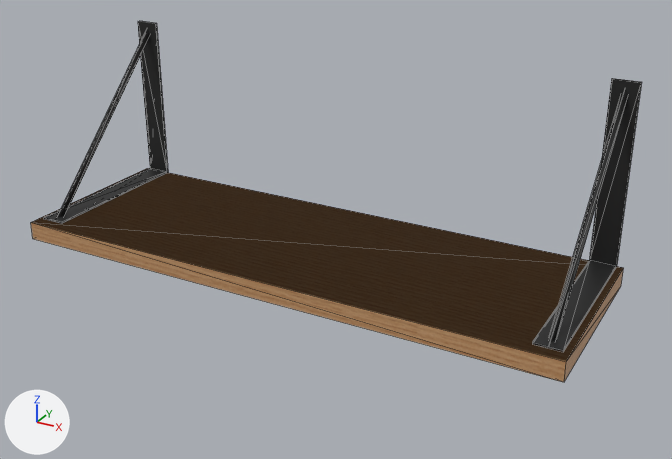
The glTF model packages/frontend/assets/room/objects/wall-shelf/wall-shelf.glb: old version first, new version second.
One viewpoint serves both versions: a 50 mm camera at (0.338, -0.65, 0.312) aimed at (0.013, -0.059, 0.016). Arrows for +X, +Y and +Z are at lower left; the lights stay in place. The picture after the commit comes second. Mesh edges are drawn as thin lines. Where no turn or scale is listed for an object, it has been applied to the vertices. Vertices at exactly the same position are counted once.

Before the edit, the objects in view are built like this:
```python
mat_iron = principled_material('Iron')
mat_iron.base_color = (0.0123, 0.0123, 0.0123)  # black #1d1d1d
me_cube = bpy.data.meshes.new('Cube')
me_cube.from_pydata(...)  # a box spanning x -0.225..0.225, y -0.15..0.0, z -0.007..0.007
me_cube.materials.append(mat_board)  # picture img_wood
me_cube_003 = bpy.data.meshes.new('Cube.003')
me_cube_003.from_pydata(...)  # 28 vertices, 48 faces; spans x -0.22..0.22, y -0.14..0.0, z -0.072..0.068
me_cube_003.materials.append(mat_iron)  # black #1d1d1d
me_cylinder_001 = bpy.data.meshes.new('Cylinder.001')
me_cylinder_001.from_pydata(...)  # 12 vertices, 16 faces; spans x -0.213..0.213, y -0.143..0.002, z -0.072..0.073
me_cylinder_001.materials.append(mat_iron)  # black #1d1d1d
ob_x_board__board = bpy.data.objects.new('__X_BOARD__board', me_cube)
ob_x_board__board.location = (0.0, 0.0, 0.0)
ob_x_variation_b__a = bpy.data.objects.new('__X_VARIATION_B__a', me_cube_003)
ob_x_variation_b__a.location = (0.0, 0.0, 0.08)
ob_x_variation_b__b = bpy.data.objects.new('__X_VARIATION_B__b', me_cylinder_001)
ob_x_variation_b__b.location = (0.0, 0.0, 0.07)
```
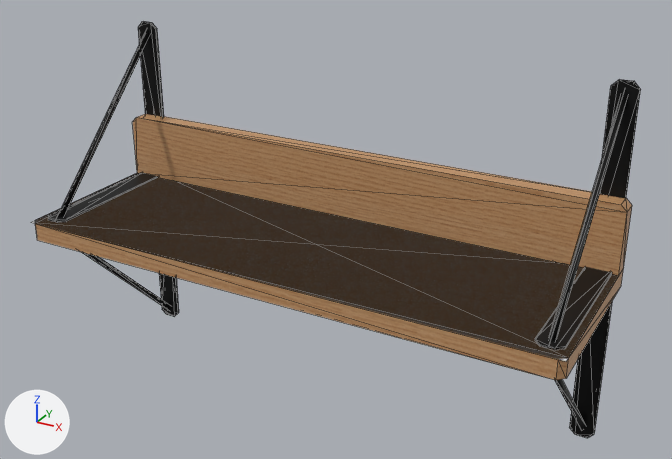
Edits to the bpy script that builds the scene:
```text
Change mat_iron:
    mat_iron.metallic: 0.0 -> 0.7
Change me_cube:
    used by ob_x_board__board; location = (0.0, 0.0, 0.0)
    remove me_cube.from_pydata(...)  # 8 vertices, 12 faces; spans x -0.225..0.225, y -0.15..0.0, z -0.007..0.007
    add me_cube.from_pydata(...)  # 12 vertices, 20 faces; spans x -0.225..0.225, y -0.15..0.0, z -0.007..0.007
    me_cube part 1
    4 vertices are removed from x -0.225..0.225, y -0.15, z -0.007..0.007
    10 faces are deleted
    8 vertices are added at x -0.225..0.225, y -0.15..-0.145, z -0.007..0.007
    18 new faces join them
Change me_cube_003:
    used by ob_x_variation_b__a; location = (0.0, 0.0, 0.08)
    remove me_cube_003.from_pydata(...)  # 28 vertices, 48 faces; spans x -0.22..0.22, y -0.14..0.0, z -0.072..0.068
    add me_cube_003.from_pydata(...)  # 44 vertices, 80 faces; spans x -0.22..0.22, y -0.14..0.0, z -0.072..0.068
    me_cube_003 part 2
    12 vertices are removed from x -0.22..0.22, y -0.14..0.0, z -0.072..0.068
    32 faces are deleted
    4 vertices in x -0.22..0.22, y -0.002..0.0, z 0.068 move by (0.0, 0.0, -0.005)
    20 vertices are added at x -0.22..0.22, y -0.14..0.0, z -0.072..0.068
    8 new vertices lie (0.0, -0.133, 0.0) away from vertices in x -0.22..0.22, y -0.002, z -0.072..-0.071
    64 new faces join them
Add me_cube_005:
    me_cube_005.from_pydata(...)  # 12 vertices, 20 faces; spans x -0.225..0.225, y -0.015..0.0, z -0.008..0.048
    me_cube_005.materials.append(mat_board)  # picture img_wood
Add me_cylinder_002:
    me_cylinder_002.from_pydata(...)  # 12 vertices, 16 faces; spans x -0.213..0.213, y -0.143..0.002, z -0.073..0.072
    me_cylinder_002.materials.append(mat_iron)  # black #1d1d1d
Add me_cube_001:
    me_cube_001.from_pydata(...)  # 44 vertices, 80 faces; spans x -0.22..0.22, y -0.14..0.0, z -0.068..0.073
    me_cube_001.materials.append(mat_iron)  # black #1d1d1d
Add ob_x_variation_d__and__x_body__board2:
    ob_x_variation_d__and__x_body__board2 = bpy.data.objects.new('__X_VARIATION_D__and__X_BODY__board2', me_cube_005)
    ob_x_variation_d__and__x_body__board2.location = (0.0, 0.0, 0.015)
Add ob_x_variation_c__b_001:
    ob_x_variation_c__b_001 = bpy.data.objects.new('__X_VARIATION_C__b.001', me_cylinder_002)
    ob_x_variation_c__b_001.location = (0.0, 0.0, -0.07)
Add ob_x_variation_c__a_001:
    ob_x_variation_c__a_001 = bpy.data.objects.new('__X_VARIATION_C__a.001', me_cube_001)
    ob_x_variation_c__a_001.location = (0.0, 0.0, -0.08)
```

Boxes (x1, y1, x2, y2) around the edits, measured in the pictures (672 x 459 px):
'__X_BOARD__board', reshaped: before (31, 168, 624, 382); after (35, 173, 624, 380)
'__X_VARIATION_D__and__X_BODY__board2', added (brown): after (133, 114, 632, 276)
'__X_VARIATION_B__a', surface changed, reshaped: before (44, 21, 642, 352); after (48, 22, 641, 350)
'__X_VARIATION_B__b', surface changed: (57, 30, 628, 342) in both
'__X_VARIATION_C__a.001', added: after (159, 273, 612, 438)
'__X_VARIATION_C__b.001', added: after (82, 252, 586, 430)
'__TOP__board', unchanged, uncovered by the edit: after (31, 174, 618, 361)
